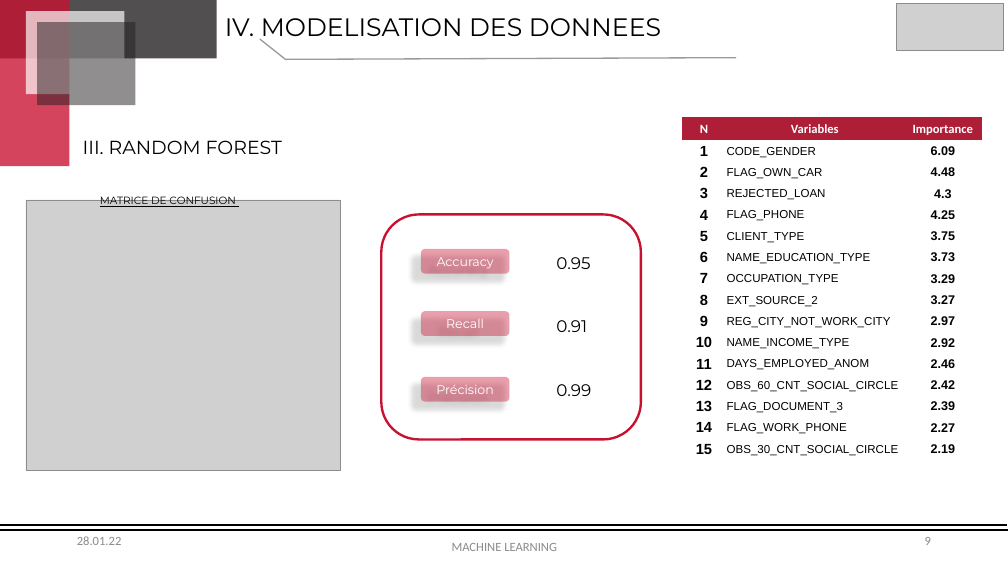
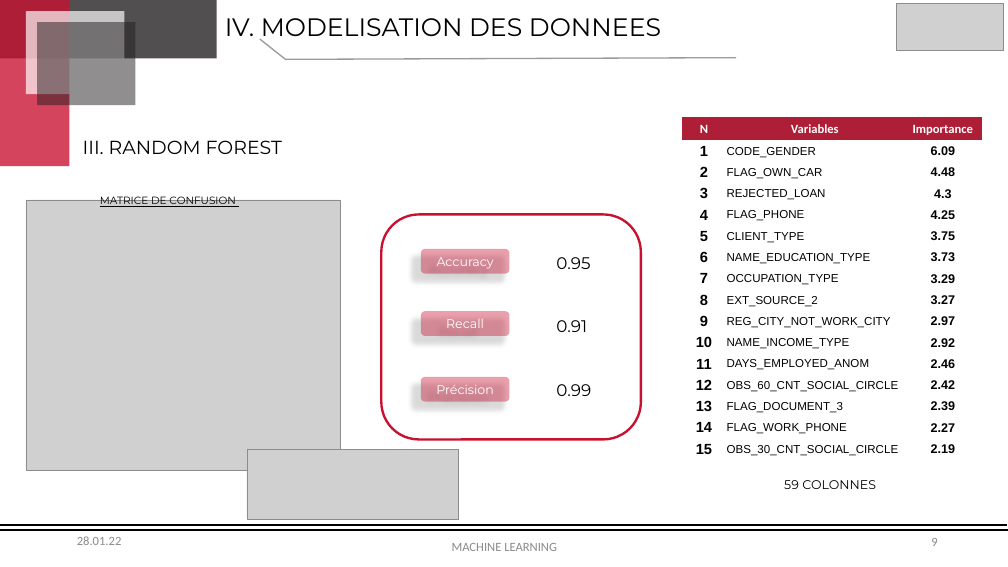
Before and after one commit to OumaimaBoudchich/machineLearningProject, a slide deck: slide 9 of ppt/HomeCreditDashboard.pptx. Drawn at 1008x567 pixels with LibreOffice and Linux fonts; fonts in the diff are those of the drawing; grey boxes stand for pictures. Boxes give left, top, right and bottom in pixels: in the first picture for what was removed or moved away, otherwise in the second. Text is boxed around its words. In the diff, an @@ line names an element or a change of style, - is before the commit and + after.

```diff
--- a/ppt/HomeCreditDashboard.pptx
+++ b/ppt/HomeCreditDashboard.pptx
@@ picture added at box(247, 449, 459, 519) @@
@@ text added at box(784, 480, 876, 489), 12 pt, text #000000 @@
+59 COLONNES
@@ page number: place and size @@
-page number at box(925, 537, 931, 545)
+page number at box(931, 538, 937, 546)
```
Also in this commit, not shown: 5 other slides changed.
